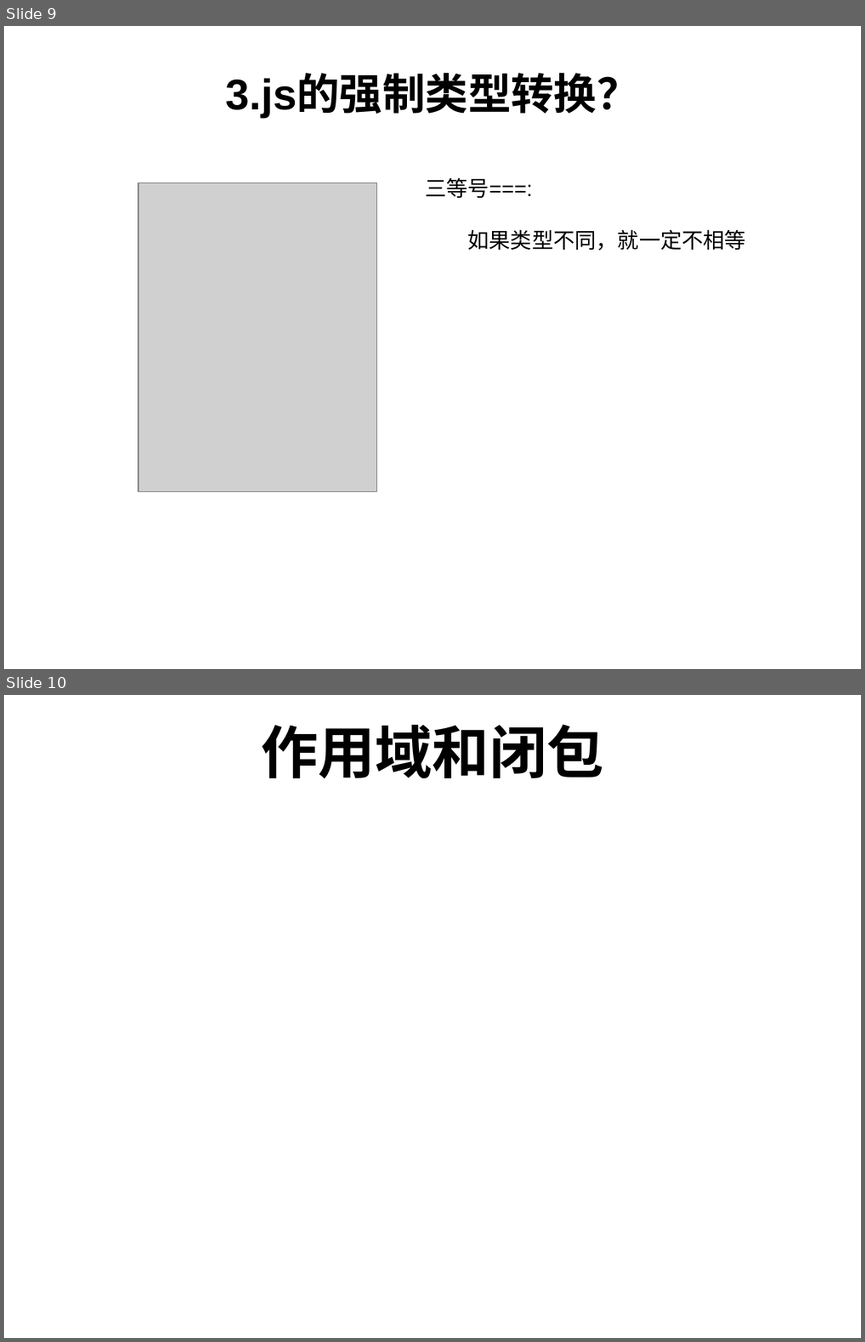
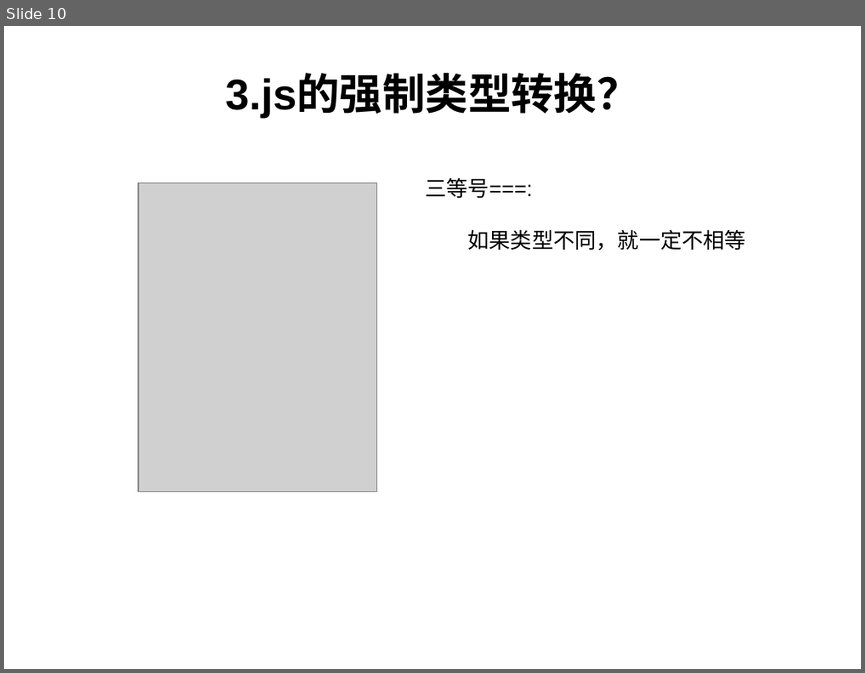
Before and after one commit to FireSmallPanda/swdt, a slide deck: javascript技术分享/javascript基础分享.ppt. Shown one above the other, each under a label of ours: slides 9 and 10 before the commit, slide 10 after it. The pictures are 865x1342 and 865x673 pixels, drawn with LibreOffice and Linux fonts; fonts in the diff are those of the drawing; grey boxes stand for pictures. Boxes give left, top, right and bottom in pixels: in the first picture for what was removed or moved away, otherwise in the second. Text is boxed around its words. In the diff, an @@ line names an element or a change of style, - is before the commit and + after.

```diff
--- a/javascript技术分享/javascript基础分享.ppt
+++ b/javascript技术分享/javascript基础分享.ppt
@@ slide 10 removed at bbox=[4, 695, 861, 1338], background #FFFFFF @@
@@ text removed at bbox=[261, 724, 603, 778] @@
-作用域和闭包
@@ what was slide 9 is now slide 10 @@
```
Also in this commit, not shown: 1 slide changed, 5 slides added, 2 other files.
